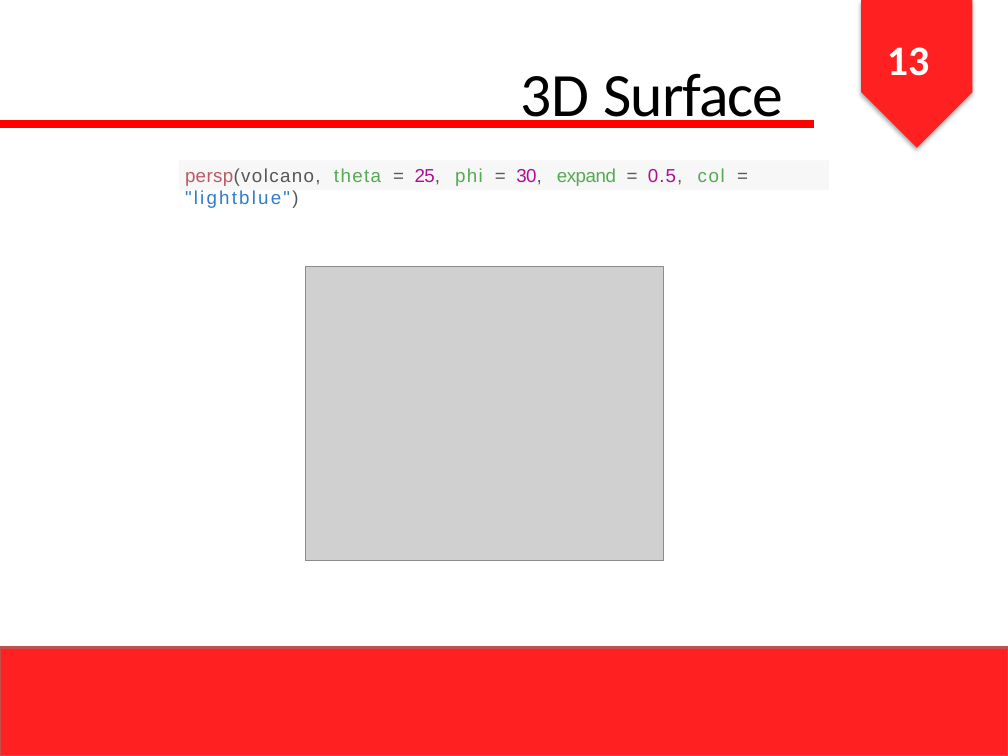
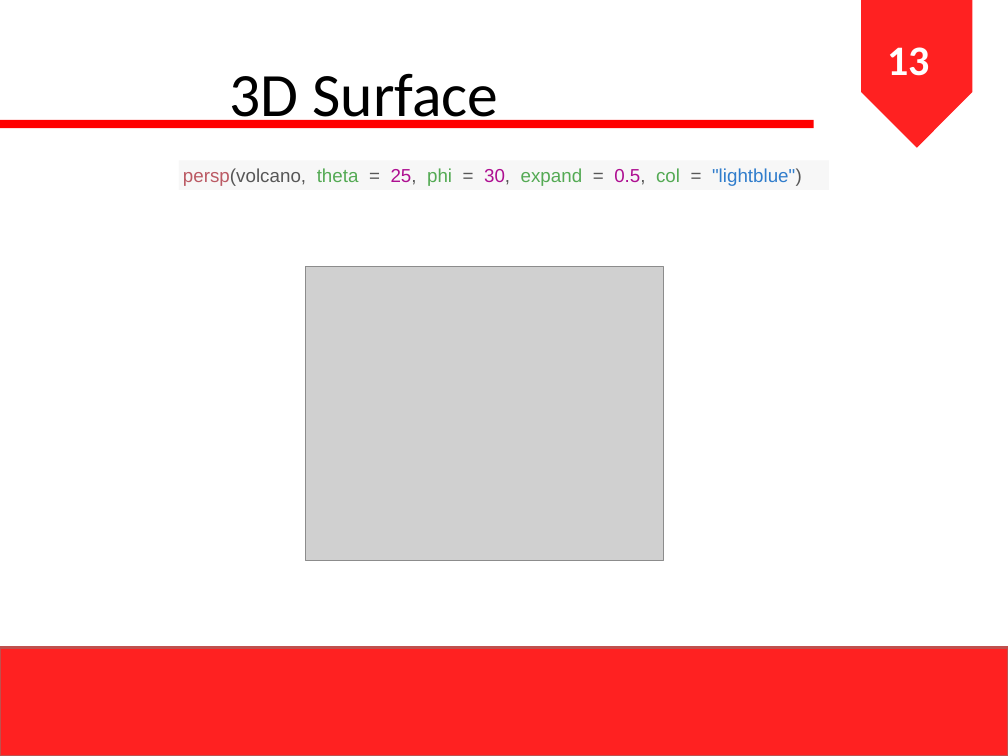
Before and after one commit to ihsanarifr/TugasKuliah, a slide deck: slide 14 of CodeDatamining/prak4/Slide Praktikum 4.pptx. Drawn at 1008x756 pixels with LibreOffice and Linux fonts; fonts in the diff are those of the drawing; grey boxes stand for pictures. Boxes give left, top, right and bottom in pixels: in the first picture for what was removed or moved away, otherwise in the second. Text is boxed around its words. In the diff, an @@ line names an element or a change of style, - is before the commit and + after.

```diff
--- a/CodeDatamining/prak4/Slide Praktikum 4.pptx
+++ b/CodeDatamining/prak4/Slide Praktikum 4.pptx
@@ pentagon arrow at <box>861,0,972,148</box>: shadow off; proportions changed @@
@@ text "3D Surface" at <box>230,73,499,128</box>: letter spacing -0.1 to 0 pt in "3D"; letter spacing -0.7 to 0 pt in "Surface"; alignment centre to left; indent changed @@
@@ freeform shape removed at <box>178,160,829,190</box> @@
@@ rectangle added at <box>178,160,829,190</box>, fill #F7F7F7 @@
@@ text "persp(volcano, theta = 25, phi ..." at <box>183,168,802,186</box>: letter spacing 0.2 to 0 pt in "persp(volcano,"; letter spacing 1 to 0 pt in "persp(volcano, theta phi"; letter spacing -0.9 to 0 pt in "= = = ="; letter spacing -0.5 to 0 pt in "25, 30,"; letter spacing 3.3 to 0 pt in "25, 30, 0.5,"; letter spacing -0.4 to 0 pt in "expand"; letter spacing 0.7 to 0 pt in "0.5,"; letter spacing 1.2 to 0 pt in "col"; letter spacing 1.6 to 0 pt, letter spacing 2.5 to 0 pt in ""lightblue")"; indent changed @@
```
Also in this commit, not shown: 18 other slides changed, 18 other files.
